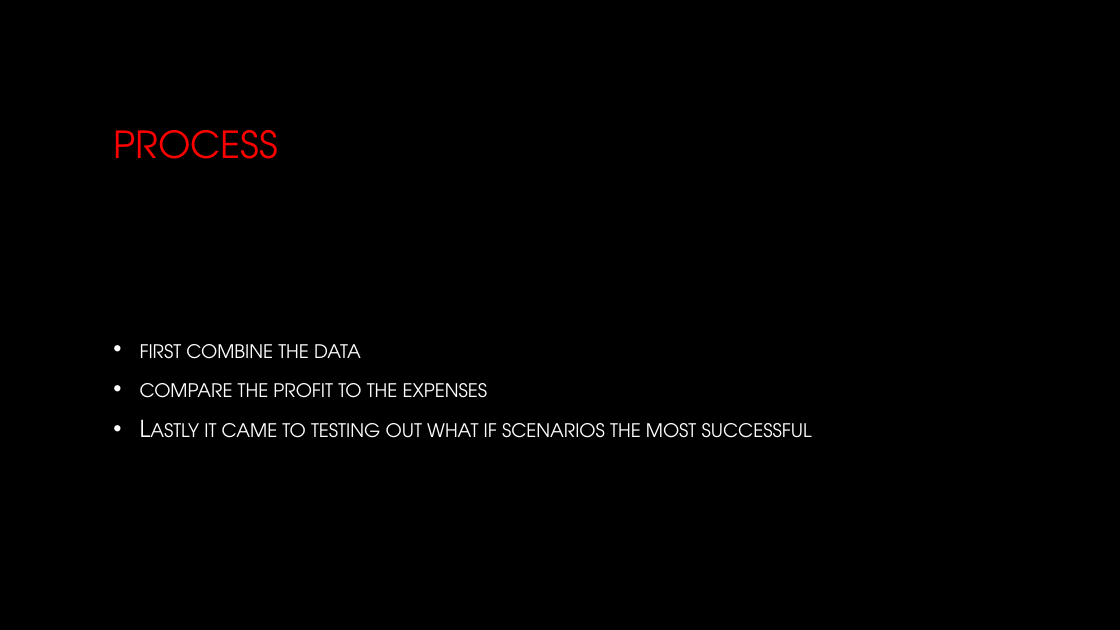
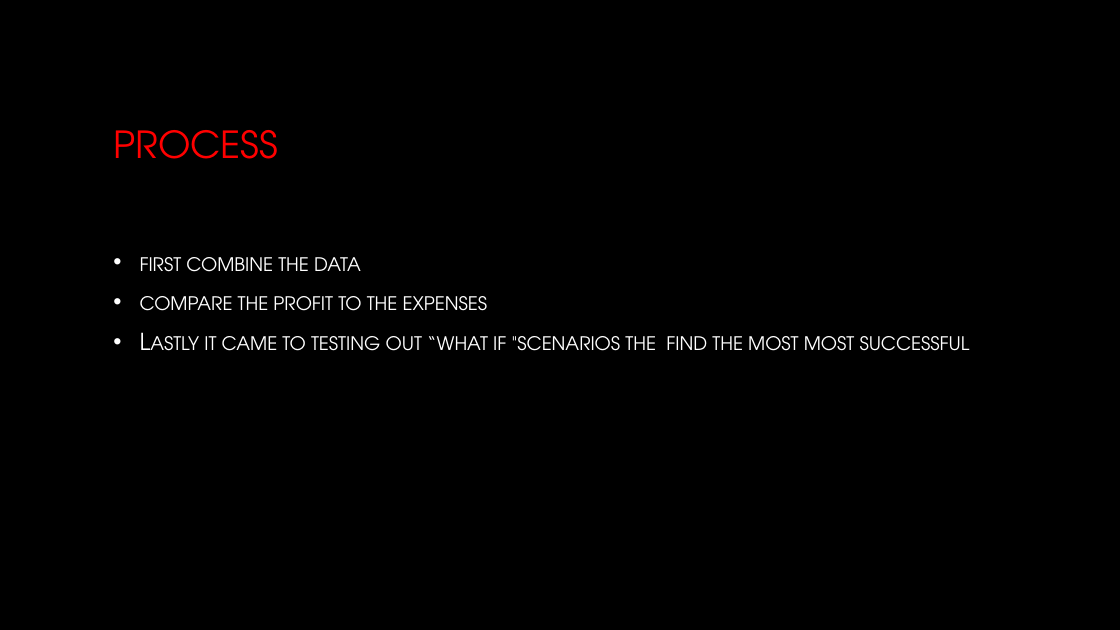
Before and after one commit to TyannaFrison/Lariat-presentation, a slide deck: slide 5 of capstone 1.pptx. Drawn at 1120x630 pixels with LibreOffice and Linux fonts; fonts in the diff are those of the drawing; background and template pictures are left out. Boxes give left, top, right and bottom in pixels: in the first picture for what was removed or moved away, otherwise in the second. Text is boxed around its words. In the diff, an @@ line names an element or a change of style, - is before the commit and + after.

```diff
--- a/capstone 1.pptx
+++ b/capstone 1.pptx
@@ text "first combine the data": place and size @@
-text "first combine the data" at box(140, 344, 812, 438)
+text "first combine the data" at box(140, 257, 970, 351)
@@ text at box(204, 336, 970, 351): text changed @@
-• Lastly it came to testing out what if scenarios the most successful
+• Lastly it came to testing out “what if "scenarios the find the most most successful
```
Also in this commit, not shown: 7 other slides changed.
